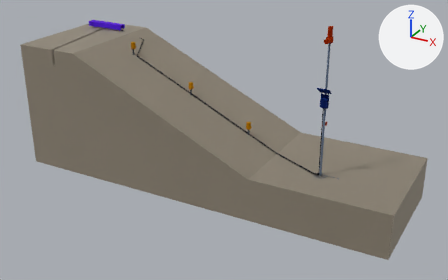
A saved change to the glTF model media/model.glb.
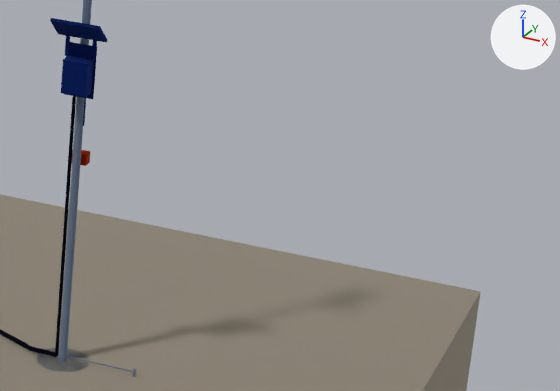
The first picture shows the older version from a 50 mm lens placed at (7.71, -13.14, 6.64), pointed at (0.65, -0.3, 0.22). The close-ups show the older and then the newer version on the part from 68% to 100% of the width and 30% to 66% of the height of that picture. Only the edits that show in the close-ups are written down. The axes (+X, +Y, +Z) are drawn at upper right. The lights are the same throughout. Where no turn or scale is listed for an object, it has been applied to the vertices.

The first close-up shows 'FieldNode core with 6 W panel', 'Ground: 25 degree slope with tension crack (site)', 'Mast, footing and earth rod', 'Sensor bus cable in conduit', 'Siren and beacon alert unit'.
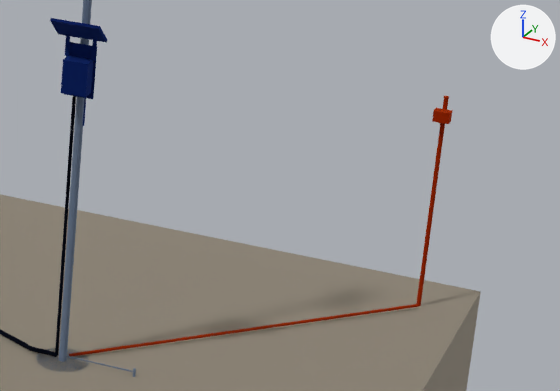
Location of each change, [x1, y1, x2, y2] in pixels of the close-ups (560 x 391 px):
```json
{"object": "Siren, beacon and keyed switch post", "change": "added", "after": [69, 96, 453, 356]}
{"object": "Siren and beacon alert unit", "change": "deleted", "before": [71, 150, 90, 166]}
```

The change, as JSON lines over the scene's bpy script:
```json
{"op": "add", "block": "me_siren__beacon_and_keyed_switch_post", "code": ["me_siren__beacon_and_keyed_switch_post = bpy.data.meshes.new('Siren, beacon and keyed switch post')", "me_siren__beacon_and_keyed_switch_post.from_pydata(...)  # 1780 vertices, 3544 faces; spans x 3.34..5.15, y -0.8..1.22, z -0.5..3.54", "me_siren__beacon_and_keyed_switch_post.materials.append(mat_mat_7)  # orange #c2410c"]}
{"op": "remove", "block": "ob_siren_and_beacon_alert_unit", "code": ["ob_siren_and_beacon_alert_unit = bpy.data.objects.new('Siren and beacon alert unit', me_siren_and_beacon_alert_unit)", "ob_siren_and_beacon_alert_unit.location = (3.4, -0.6, 0.0)"]}
{"op": "add", "block": "ob_siren__beacon_and_keyed_switch_post", "code": ["ob_siren__beacon_and_keyed_switch_post = bpy.data.objects.new('Siren, beacon and keyed switch post', me_siren__beacon_and_keyed_switch_post)", "ob_siren__beacon_and_keyed_switch_post.location = (0.0, 0.0, 0.0)"]}
```
